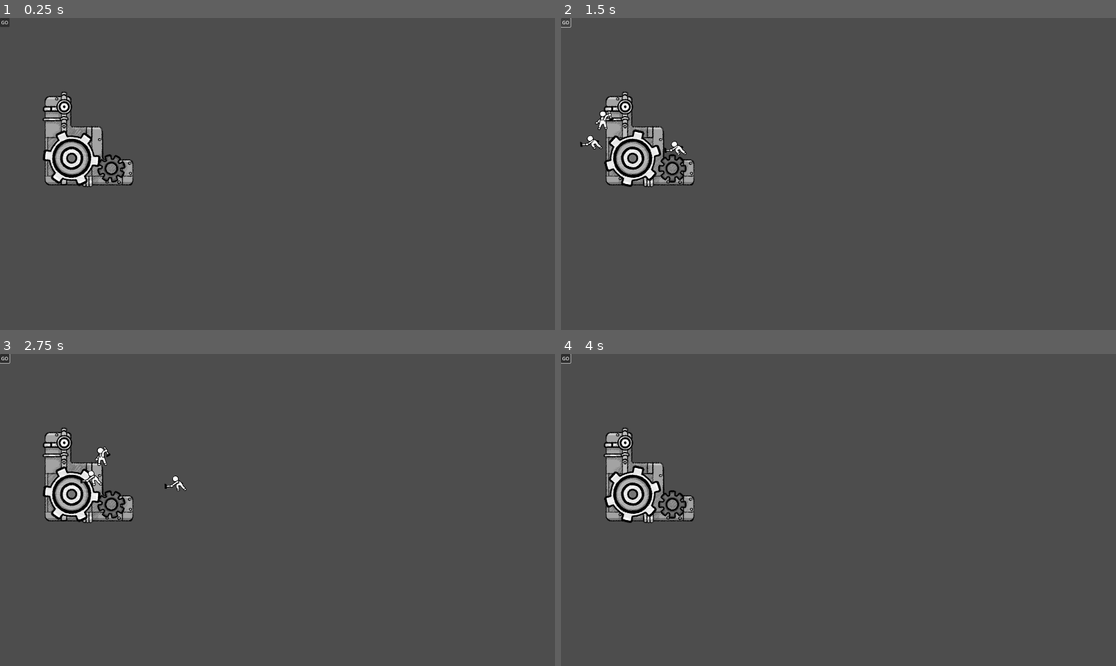
Above: before the commit, frames 1-4 (two rows, left to right).
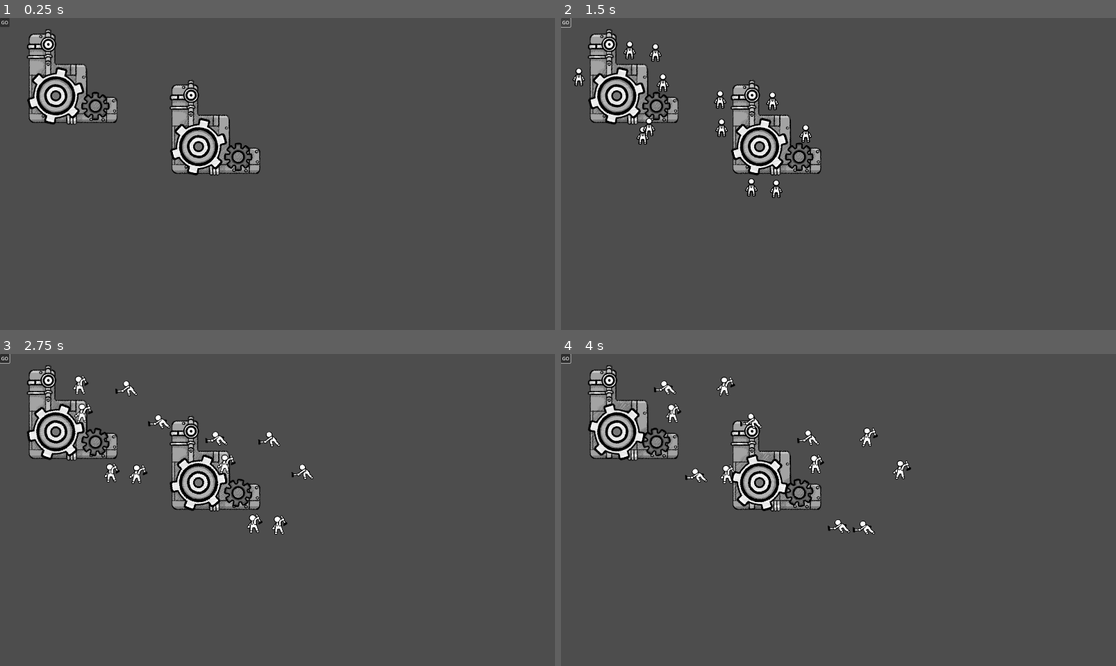
Above: after the commit, the same moments.

Repository: Aeropulu/LaHordeJam
Game: Godot game, scene res://scenes/test_map.tscn
Same seed, same stepped clock (60 frames per second), same inputs: the game is played once before the commit and once after it. This scene is started directly instead of the project's main scene.
Inputs (mouse positions are in pixels of both pictures, inside the frame that each line leads up to):
- Up to frame 1 (0.25 s): no input
- Up to frame 2 (1.5 s): click "GO" at 0.5 s; click "GO" at 1.25 s
- Up to frame 3 (2.75 s): tap Enter (ui_accept) at 2, 2.27 s; move the mouse to (88, 475) at 2.02 s; press the mouse at (88, 475) at 2.03 s; hold Right (ui_right) from 2.03 s (still down)
- Up to frame 4 (4 s): move the mouse to (727, 525) at 2.77 s; release the mouse at (727, 525) at 2.78 s; click (727, 525) at 2.85 s; tap Enter (ui_accept) at 3.02 s; move the mouse to (894, 441) at 3.52 s; release Right (ui_right) at 3.53 s; press the mouse at (894, 441) at 3.53 s; hold Left (ui_left) from 3.53 s (still down)

The runs differ from the first frame. In frame 1, 7.6% of the frame differs, in the area x 4-47%, y 3-55%; in frame 2, 8.5%; in frame 3, 8.4%; in frame 4, 8.5%, in the area x 4-64%, y 3-58%.

Commit message:
fixed some michel spawning bugs

Diff:
--- a/scenes/michel.tscn
+++ b/scenes/michel.tscn
@@ -99,6 +99,7 @@
 
 [node name="CollisionShape2D" type="CollisionShape2D" parent="."]
 shape = SubResource("CapsuleShape2D_u3v2u")
+disabled = true
 
 [node name="Sprite2D" type="Sprite2D" parent="."]
 visible = false
--- a/scenes/test_map.tscn
+++ b/scenes/test_map.tscn
@@ -51,10 +51,10 @@
 navigation_polygon = SubResource("NavigationPolygon_yihpj")
 
 [node name="Machine" type="Node2D" parent="."]
-position = Vector2(305, 420)
+position = Vector2(744, 380)
 script = ExtResource("2_8tml0")
 machine_type = 1
-_slot_count = 3
+_slot_count = 6
 
 [node name="AnimatedSprite2D" type="AnimatedSprite2D" parent="Machine"]
 sprite_frames = SubResource("SpriteFrames_bgj8i")
@@ -88,15 +88,46 @@
 shape = SubResource("RectangleShape2D_0nvue")
 
 [node name="Machine2" type="Node2D" parent="."]
+position = Vector2(250, 204)
 script = ExtResource("2_8tml0")
+machine_type = 1
+_slot_count = 6
 
-[node name="Sprite2D" type="Sprite2D" parent="Machine2"]
+[node name="AnimatedSprite2D" type="AnimatedSprite2D" parent="Machine2"]
+sprite_frames = SubResource("SpriteFrames_bgj8i")
+autoplay = "default"
+
+[node name="Slots" type="Node2D" parent="Machine2"]
+
+[node name="1" type="Node2D" parent="Machine2/Slots"]
+position = Vector2(102, 21)
+
+[node name="2" type="Node2D" parent="Machine2/Slots"]
+position = Vector2(-13, -92)
+
+[node name="3" type="Node2D" parent="Machine2/Slots"]
+position = Vector2(-189, 1)
+
+[node name="4" type="Node2D" parent="Machine2/Slots"]
+position = Vector2(0, 212)
+
+[node name="5" type="Node2D" parent="Machine2/Slots"]
+position = Vector2(-86, 207)
+
+[node name="6" type="Node2D" parent="Machine2/Slots"]
+position = Vector2(-194, -97)
+
+[node name="Area2D" type="Area2D" parent="Machine2"]
+
+[node name="CollisionShape2D" type="CollisionShape2D" parent="Machine2/Area2D"]
+position = Vector2(0.5, 6)
+shape = SubResource("RectangleShape2D_0nvue")
 
 [node name="FactoryManager" type="Node2D" parent="." node_paths=PackedStringArray("machines")]
 position = Vector2(1214, 165)
 script = ExtResource("8_yei8k")
 day_duration = 2.0
-machines = [NodePath("../Machine")]
+machines = [NodePath("../Machine"), NodePath("../Machine2")]
 
 [node name="Button" type="Button" parent="."]
 offset_right = 8.0
@@ -104,4 +135,5 @@
 text = "GO"
 
 [connection signal="input_event" from="Machine/Area2D" to="Machine" method="_on_area_2d_input_event"]
+[connection signal="input_event" from="Machine2/Area2D" to="Machine2" method="_on_area_2d_input_event"]
 [connection signal="pressed" from="Button" to="FactoryManager" method="_on_button_pressed"]
--- a/scripts/FactoryManager.gd
+++ b/scripts/FactoryManager.gd
@@ -35,9 +35,11 @@
 	var delay: float = time / worker_count
 	for machine in machines:
 		for i in range(machine._slot_count):
+			print(machine.global_position)
 			var slot = machine.get_slot(i)
 			if slot is Node2D:
 				slots.append(slot)
+			print(slot.get_parent().global_position)
 			var worker: Michel = _worker_scene.instantiate()
 			workers.append(worker)
 			worker.global_position = global_position
@@ -45,7 +47,7 @@
 			machine._add_worker(worker)
 			worker.target_slot = slot
 			worker.door_pos = global_position
-			worker.go_to_slot(delay * 2)
+			worker.go_to_slot(time)
 			worker.in_place.connect(_check_workers_in_place, CONNECT_ONE_SHOT)
 			await get_tree().create_timer(delay).timeout
 	workers_spawned.emit()
@@ -57,6 +59,7 @@
 			all_in_place = false
 	if all_in_place:
 		workers_in_place.emit()
+		await get_tree().create_timer(1.0).timeout
 		start_work()
 
 func start_work():
--- a/scripts/machine.gd
+++ b/scripts/machine.gd
@@ -7,7 +7,7 @@
 
 @export var _cycle_duration: float = 1.0 : set = _set_cycle_duration
 var _current_worker: int = 0
-var _workers = [Michel]
+var _workers: Array[Michel]
 
 var _time_per_worker: float = 1.0
 var _time_to_next_worker: float = 1.0
@@ -27,7 +27,7 @@
 
 # Called when the node enters the scene tree for the first time.
 func _ready():
-	pass # Replace with function body.
+	$AnimatedSprite2D.speed_scale = 0
 
 func _set_cycle_duration(new_value):
 	if (_cycle_duration != 0):
@@ -36,7 +36,6 @@
 	_cycle_duration = new_value
 	if (_workers.size() != 0):
 		_time_per_worker = _cycle_duration / _workers.size()
-	$AnimatedSprite2D.speed_scale = 1.0 / _cycle_duration
 
 # Called every frame. 'delta' is the elapsed time since the previous frame.
 func _process(delta):
@@ -49,6 +48,7 @@
 	_is_working = true
 	for worker in _workers:
 		worker.start_work()
+	$AnimatedSprite2D.speed_scale = 1.0 / _cycle_duration
 
 func stop_work():
 	_is_working = false
@@ -56,6 +56,7 @@
 		worker.stop_work()
 	work_stopped.emit()
 	_workers.clear()
+	$AnimatedSprite2D.speed_scale = 0
 
 func _process_cycle(delta):
 	if _workers.size() <= 0 or _remaining_workers() <= 0:
@@ -89,10 +90,7 @@
 			on_crush_worker.emit()
 
 func _add_worker(worker) -> bool:
-	var slots_count = %Slots.get_child_count()
-	if _workers.size() >= slots_count:
-		return false
-	var slot = %Slots.get_child(_workers.size())
+	var slots_count = $Slots.get_child_count()
 	_workers.append(worker)
 	_time_per_worker = _cycle_duration / _workers.size()
 	return true
@@ -104,10 +102,9 @@
 			_set_cycle_duration(_cycle_duration * 0.9)
 			return
 		var worker = _worker_scene.instantiate()
-		_add_worker(worker)
 
 func get_slot(index: int) -> Node2D:
-	if index <= min(_slot_count, %Slots.get_child_count()):
-		return %Slots.get_child(index)
+	if index <= min(_slot_count, $Slots.get_child_count()):
+		return $Slots.get_child(index)
 	else:
 		return null
--- a/scripts/michel.gd
+++ b/scripts/michel.gd
@@ -1,7 +1,7 @@
 extends CharacterBody2D
 class_name Michel
 
-var working: bool = true
+var working: bool = false
 
 var target_slot: Node2D
 var door_pos: Vector2
@@ -56,7 +56,7 @@
 
 	if $AnimationPlayer.is_playing() && velocity == Vector2(0,0):
 		$AnimationPlayer.stop()
-		working = true
+		## working = true
 
 	move_and_slide()
 
@@ -79,7 +79,9 @@
 	gone_home.emit()
 
 func start_work():
+	working = true
 	print("work begun")
 
 func stop_work():
+	working = false
 	print("work stopp")
Not shown: 2 places in scenes/usine.tscn that only renumber resources
